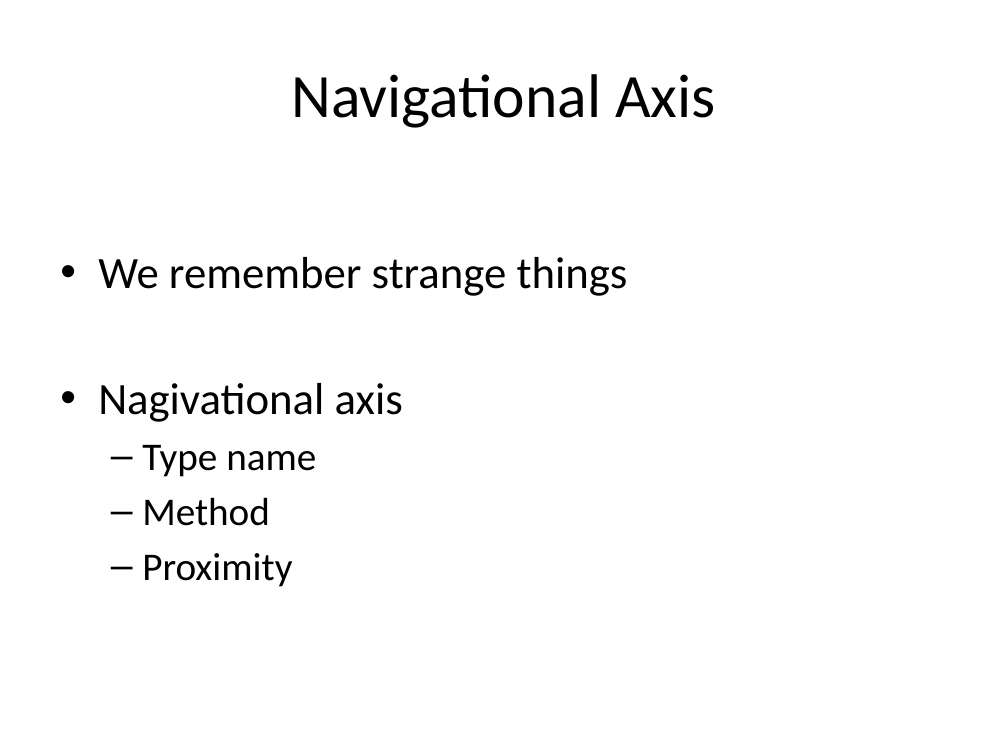
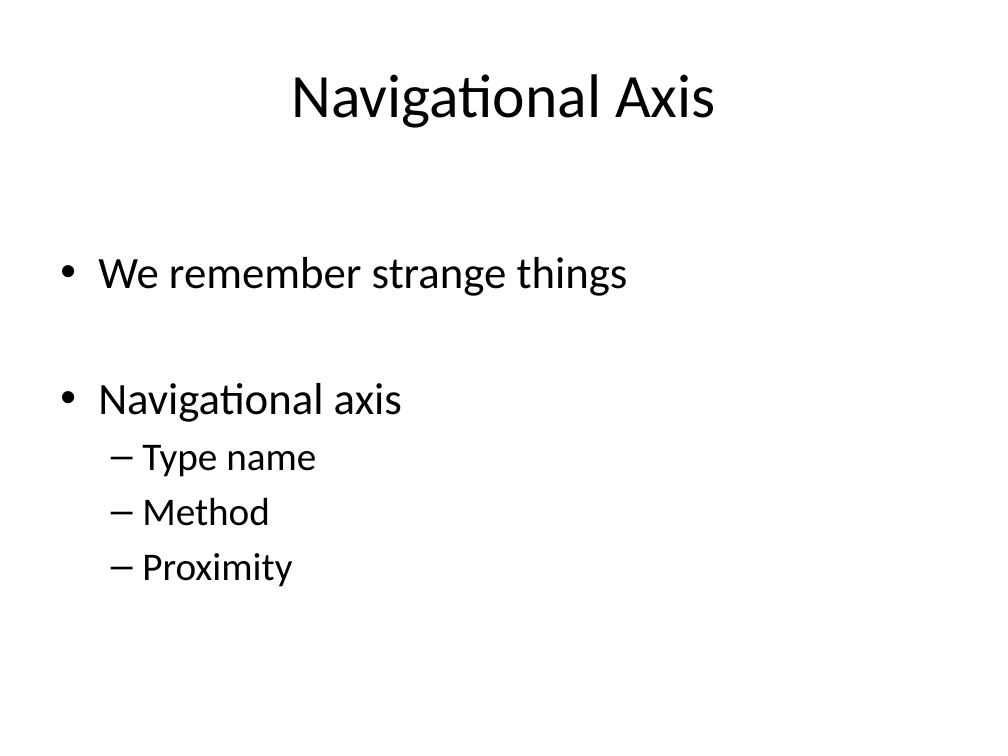
Before and after one commit to rasmuskl/ReSharperCourse, a slide deck: slide 2 of Presentations/2 - Exercises - ReSharper Course.pptx (slide 4 before the commit). Drawn at 1008x756 pixels with LibreOffice and Linux fonts; fonts in the diff are those of the drawing. Boxes give left, top, right and bottom in pixels: in the first picture for what was removed or moved away, otherwise in the second. Text is boxed around its words. In the diff, an @@ line names an element or a change of style, - is before the commit and + after.

```diff
--- a/Presentations/2 - Exercises - ReSharper Course.pptx
+++ b/Presentations/2 - Exercises - ReSharper Course.pptx
@@ text at box(98, 383, 402, 422): text changed @@
-• Nagivational axis
+• Navigational axis
```
Also in this commit, not shown: 1 other slide changed, 5 slides added, 4 slides removed, 2 other files.
